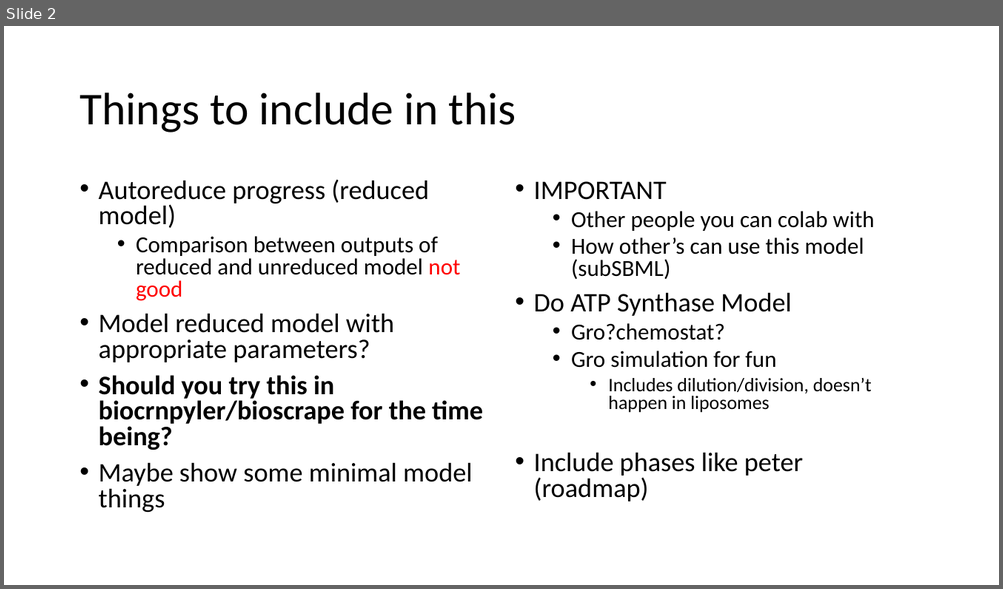
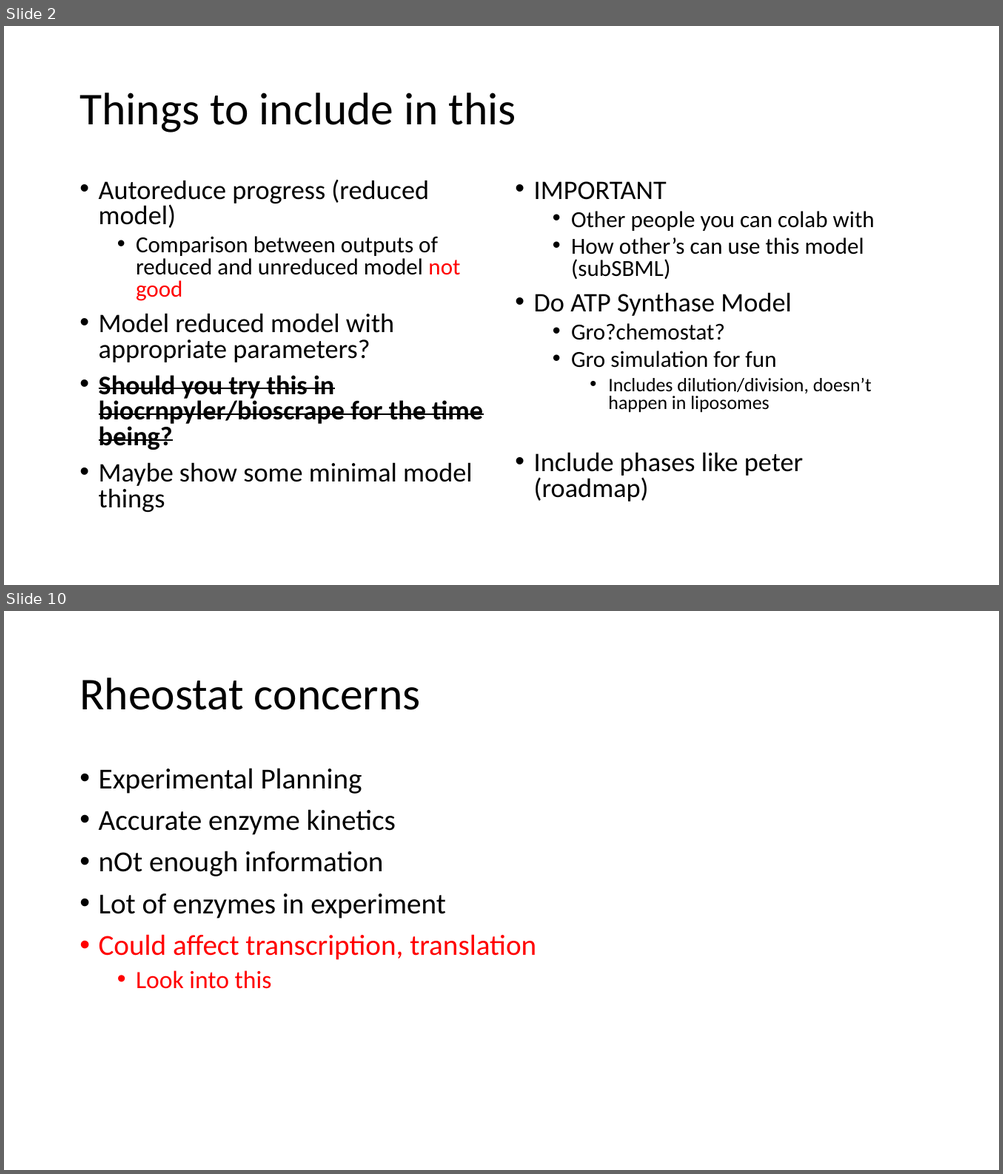
Before and after one commit to AnkitaRoychoudhury/ug_murray, a slide deck: miscellaneous/presentations/20200715_syncell_mtg.pptx. Shown one above the other, each under a label of ours: slide 2 before the commit, slides 2 and 10 after it; the slides between them are not shown. The pictures are 1003x589 and 1003x1174 pixels, drawn with LibreOffice and Linux fonts; fonts in the diff are those of the drawing. Boxes give left, top, right and bottom in pixels: in the first picture for what was removed or moved away, otherwise in the second. Text is boxed around its words. In the diff, an @@ line names an element or a change of style, - is before the commit and + after.

```diff
--- a/miscellaneous/presentations/20200715_syncell_mtg.pptx
+++ b/miscellaneous/presentations/20200715_syncell_mtg.pptx
@@ slide 10 added at <box>4,611,999,1170</box>, background #FFFFFF @@
@@ title added at <box>79,678,421,710</box>, 44 pt, text #000000 @@
+Rheostat concerns
@@ text added at <box>99,768,536,989</box>, 28 pt, text #000000 @@
+• Experimental Planning
+• Accurate enzyme kinetics
+• nOt enough information
+• Lot of enzymes in experiment
+• Could affect transcription, translation
+  • Look into this
@@ slide 2 changed as well @@
@@ text at <box>99,375,483,450</box>: strikethrough on in "Should you try this in biocrnpyler/bioscrape for ..." @@
```
Also in this commit, not shown: 1 other slide changed, 11 other slides added, 2 slides removed, 13 other files.
